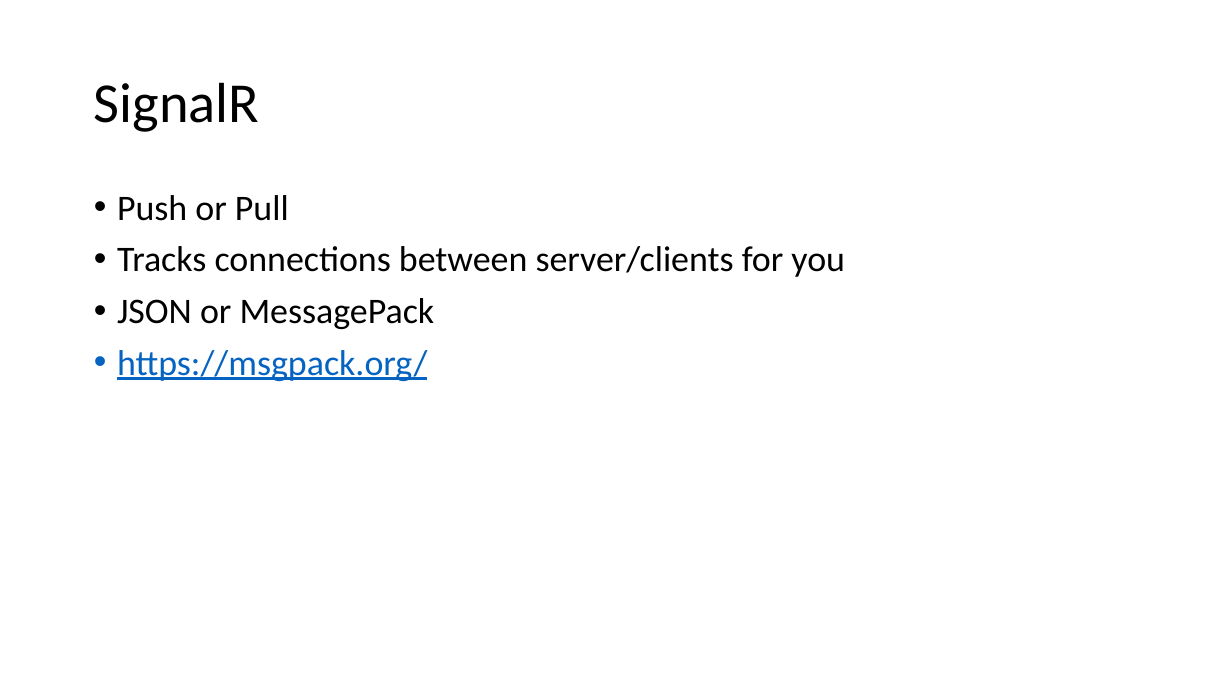
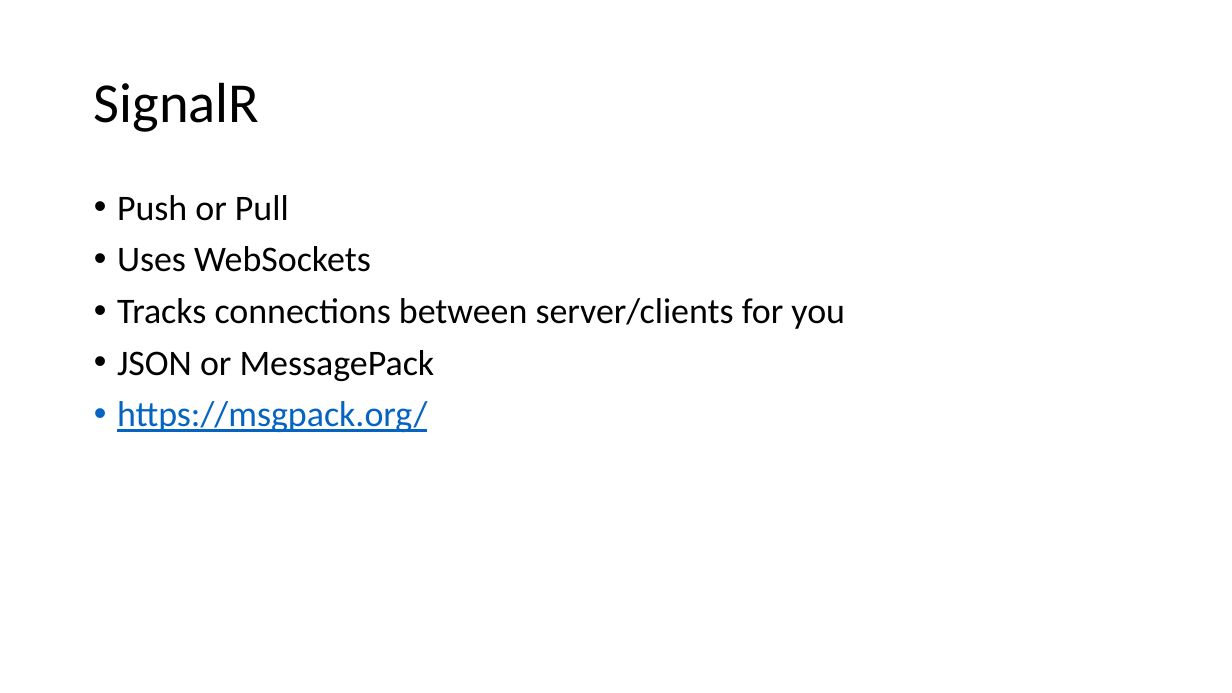
Before and after one commit to ProgrammerAL/Presentations-2020, a slide deck: slide 10 of 2020-04-14 ONETUG App Communication Juxtaposition/Presentation.pptx (slide 9 before the commit). Drawn at 1232x693 pixels with LibreOffice and Linux fonts; fonts in the diff are those of the drawing. Boxes give left, top, right and bottom in pixels: in the first picture for what was removed or moved away, otherwise in the second. Text is boxed around its words. In the diff, an @@ line names an element or a change of style, - is before the commit and + after.

```diff
--- a/2020-04-14 ONETUG App Communication Juxtaposition/Presentation.pptx
+++ b/2020-04-14 ONETUG App Communication Juxtaposition/Presentation.pptx
@@ text at (x1=117, y1=246, x2=371, y2=272): paragraph added @@
+• Uses WebSockets
```
Also in this commit, not shown: 3 other slides changed, 2 slides added, 1 slide removed, 19 other files.
